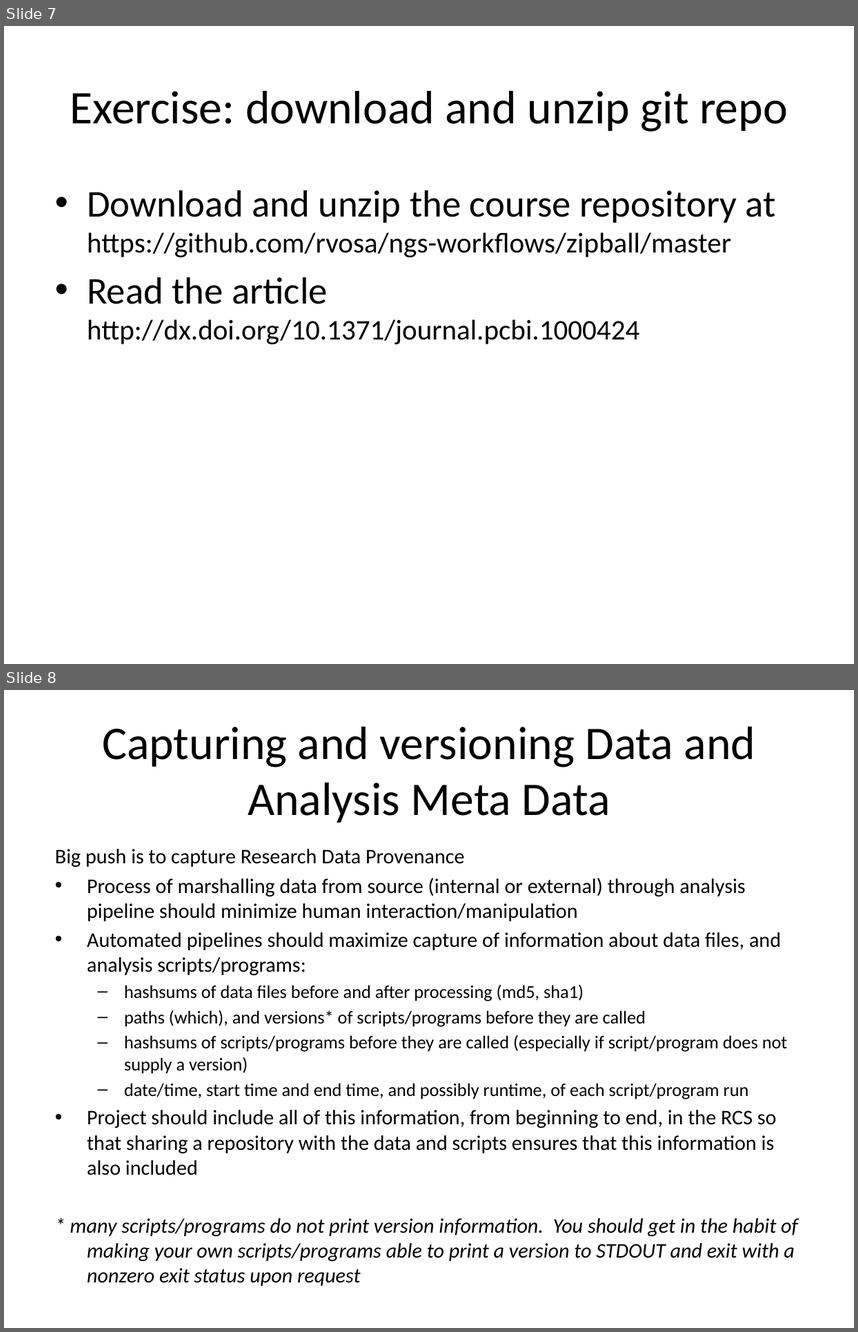
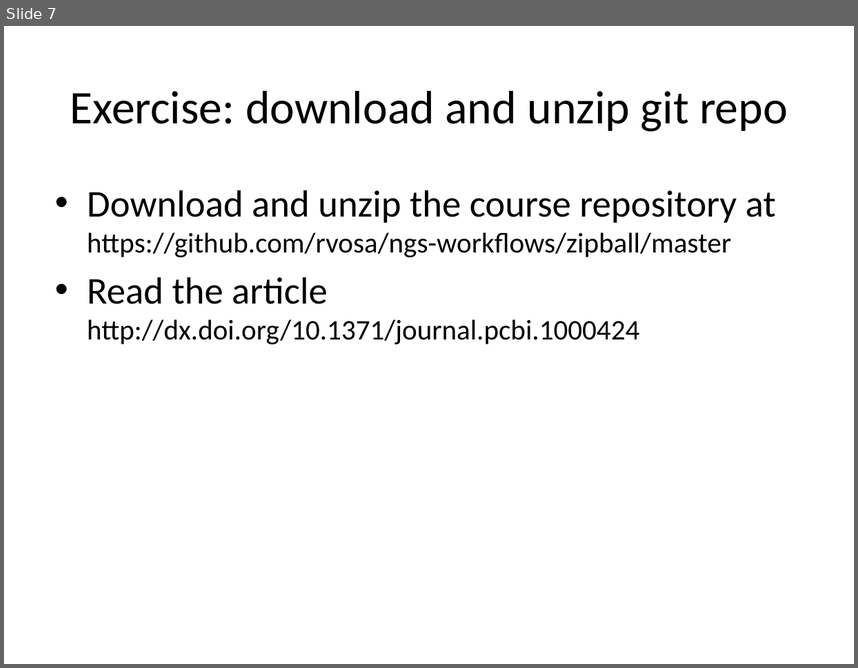
Before and after one commit to rvosa/ngs-workflows, a slide deck: doc/slides/day2/session4/ProjectOrg.pptx. Shown one above the other, each under a label of ours: slides 7 and 8 before the commit, slide 7 after it. The pictures are 858x1332 and 858x668 pixels, drawn with LibreOffice and Linux fonts; fonts in the diff are those of the drawing. Boxes give left, top, right and bottom in pixels: in the first picture for what was removed or moved away, otherwise in the second. Text is boxed around its words. In the diff, an @@ line names an element or a change of style, - is before the commit and + after.

Commit message:
MetaData Capture makes more sense in the context of a workflow

```diff
--- a/doc/slides/day2/session4/ProjectOrg.pptx
+++ b/doc/slides/day2/session4/ProjectOrg.pptx
@@ slide 8 removed at (4, 690, 854, 1328), background #FFFFFF @@
@@ title removed at (102, 727, 756, 822) @@
-Capturing and versioning Data and Analysis Meta Data
@@ text removed at (55, 849, 798, 1261) @@
-Big push is to capture Research Data Provenance
-• Process of marshalling data from source (internal or external) through analysis pipeline should minimize human interaction/manipulation
-• Automated pipelines should maximize capture of information about data files, and analysis scripts/programs:
-  – hashsums of data files before and after processing (md5, sha1)
-  – paths (which), and versions* of scripts/programs before they are called
-  – hashsums of scripts/programs before they are called (especially if script/program does not supply a version)
-  – date/time, start time and end time, and possibly runtime, of each script/program run
-• Project should include all of this information, from beginning to end, in the RCS so that sharing a repository with the data and scripts ensures that this information is also included
-* many scripts/programs do not print version information. You should get in the habit of making your own scripts/programs able to print a version to STDOUT and exit with a nonzero exit status upon request
```
Also in this commit, not shown: 2 other slides removed, 1 other file.
